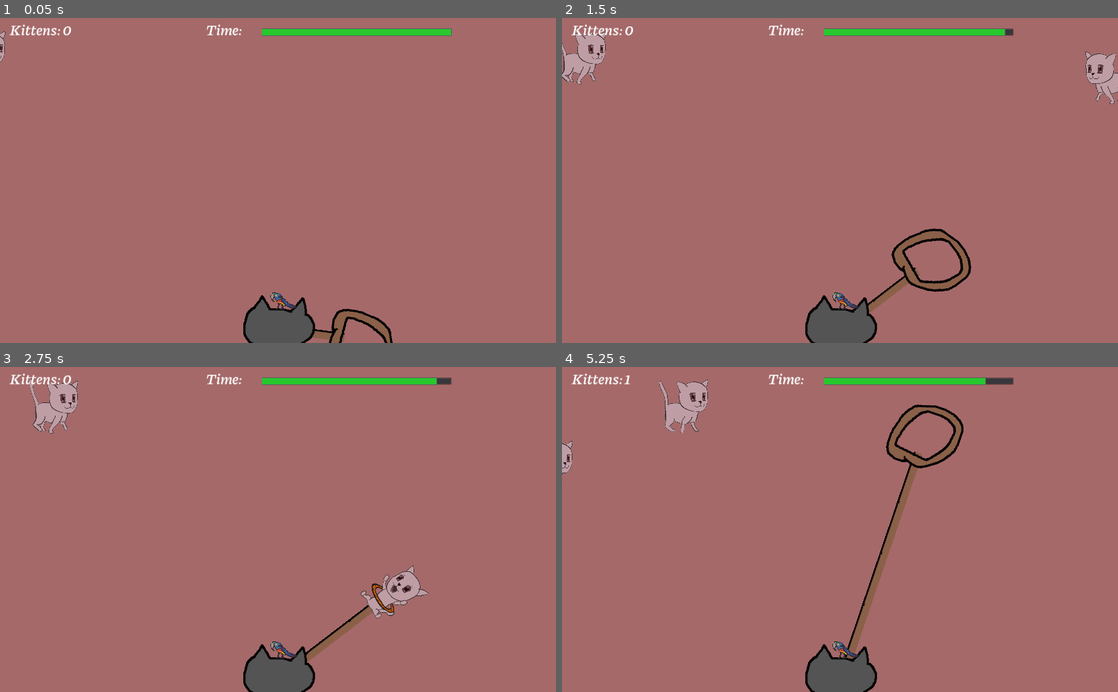
Above: before the commit, frames 1-4 (two rows, left to right).
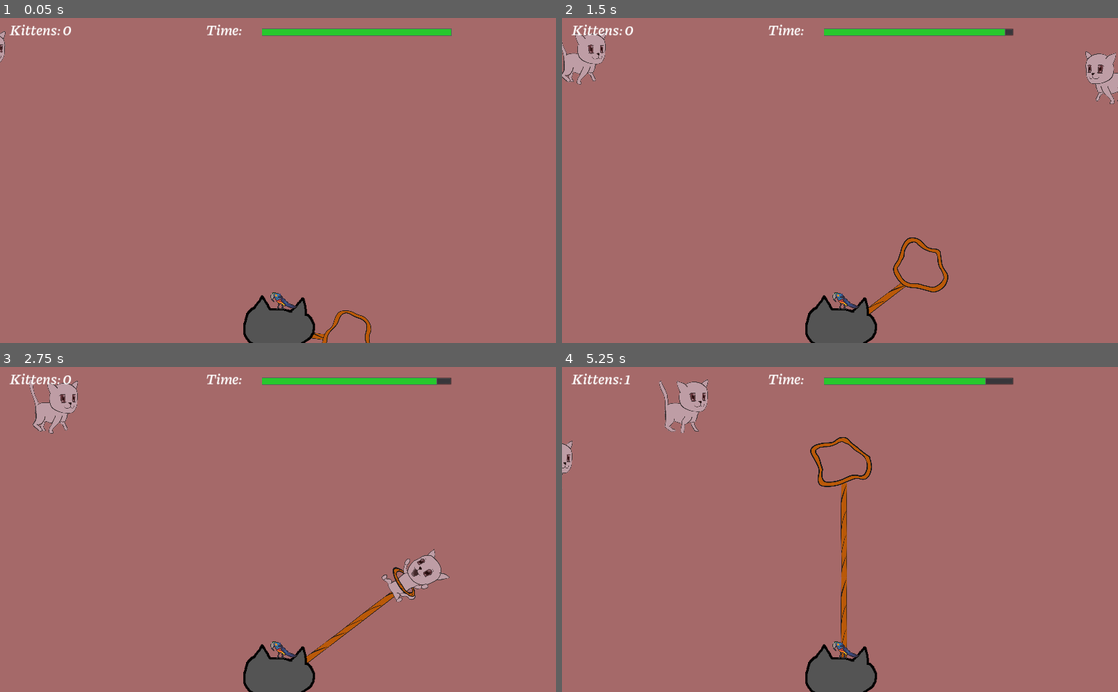
Above: after the commit, the same moments.

Repository: metcalf-putnam/purrposeful_jam_2020
Game: Godot game, scene res://root.tscn
Two runs of this game, one before a commit and one after it. Both use one fixed random seed, a clock stepped at 60 frames per second and the inputs below. Sound files missing from this copy of the repository are replaced by a short silence.
Inputs (mouse positions are in pixels of both pictures, inside the frame that each line leads up to):
- Up to frame 1 (0.05 s): no input
- Up to frame 2 (1.5 s): move the mouse to (840, 300) at 0.52 s; click (840, 300) at 0.67 s; move the mouse to (728, 196) at 1.27 s; click (728, 196) at 1.42 s
- Up to frame 3 (2.75 s): move the mouse to (333, 458) at 2.02 s; click (333, 458) at 2.17 s
- Up to frame 4 (5.25 s): move the mouse to (812, 594) at 2.77 s; click (812, 594) at 2.92 s; move the mouse to (1006, 578) at 3.52 s; click (1006, 578) at 3.67 s; move the mouse to (673, 480) at 4.27 s; click (673, 480) at 4.42 s; move the mouse to (867, 529) at 5.02 s; click (867, 529) at 5.17 s

The runs differ from the first frame. In frame 1, 0.7% of the frame differs, in the area x 56-71%, y 89-100%; in frame 2, 1.6%; in frame 3, 1.6%; in frame 4, 3.1%, in the area x 44-73%, y 11-90%.

Commit message:
added music cutoff and lasso extra sounds

Diff:
--- a/lasso/lasso.gd
+++ b/lasso/lasso.gd
@@ -65,6 +65,7 @@
 		State.FLYING:
 			if !is_in_bounds():
 				state = State.RETRACTING
+				$Miss.play()
 		State.RETRACTING:
 			tip_loc = to_local(tip)
 			if tip_loc.length() < spinning_offset:
@@ -107,6 +108,7 @@
 
 func _on_kitten_capture_complete():
 	state = State.RETRACTING
+	$Pull.play()
 
 
 func _on_Tip_kitten_detected(kitten):
--- a/lasso/lasso.tscn
+++ b/lasso/lasso.tscn
@@ -1,26 +1,52 @@
-[gd_scene load_steps=9 format=2]
+[gd_scene load_steps=15 format=2]
 
-[ext_resource path="res://prog_art/rope.png" type="Texture" id=1]
-[ext_resource path="res://prog_art/loop.png" type="Texture" id=2]
+[ext_resource path="res://lasso/ropev2.png" type="Texture" id=1]
+[ext_resource path="res://lasso/lasospritesheet.png" type="Texture" id=2]
 [ext_resource path="res://lasso/lasso.gd" type="Script" id=3]
 [ext_resource path="res://prog_art/circle.png" type="Texture" id=4]
 [ext_resource path="res://lasso/tip.gd" type="Script" id=5]
-[ext_resource path="res://lasso/Lasso_Throw.wav" type="AudioStream" id=6]
-[ext_resource path="res://lasso/Lasso_Throw_short.wav" type="AudioStream" id=7]
+[ext_resource path="res://lasso/Lasso_ Throw.wav" type="AudioStream" id=6]
+[ext_resource path="res://lasso/Lasso_ Spin.wav" type="AudioStream" id=7]
+[ext_resource path="res://lasso/Lasso_ Miss.wav" type="AudioStream" id=8]
+[ext_resource path="res://lasso/Lasso_ Pull.wav" type="AudioStream" id=9]
+
+[sub_resource type="AtlasTexture" id=2]
+flags = 4
+atlas = ExtResource( 2 )
+region = Rect2( 0, 1500, 500, 500 )
+
+[sub_resource type="AtlasTexture" id=3]
+flags = 4
+atlas = ExtResource( 2 )
+region = Rect2( 500, 1500, 500, 500 )
+
+[sub_resource type="AtlasTexture" id=4]
+flags = 4
+atlas = ExtResource( 2 )
+region = Rect2( 1000, 1500, 500, 500 )
+
+[sub_resource type="SpriteFrames" id=5]
+animations = [ {
+"frames": [ SubResource( 2 ), SubResource( 3 ), SubResource( 4 ) ],
+"loop": true,
+"name": "default",
+"speed": 5.0
+} ]
 
 [sub_resource type="CircleShape2D" id=1]
-radius = 62.0081
+radius = 53.9386
 
 [node name="Lasso" type="Node2D"]
 script = ExtResource( 3 )
 
 [node name="Rope" type="Sprite" parent="."]
-position = Vector2( -0.049, 5 )
+position = Vector2( -3, 0.1 )
+scale = Vector2( 0.25, 1 )
 texture = ExtResource( 1 )
 centered = false
-offset = Vector2( -7.951, 5 )
+offset = Vector2( -7.951, 35 )
 region_enabled = true
-region_rect = Rect2( 0, 0, 16, 250 )
+region_rect = Rect2( 0, 0, 50, 252 )
 
 [node name="Throw" type="AudioStreamPlayer" parent="."]
 stream = ExtResource( 6 )
@@ -31,22 +57,31 @@
 [node name="Tip" type="KinematicBody2D" parent="." groups=[
 "lasso",
 ]]
+position = Vector2( 0, -30 )
 collision_layer = 2
 collision_mask = 2
 script = ExtResource( 5 )
 
-[node name="Loop" type="Sprite" parent="Tip"]
+[node name="Loop" type="AnimatedSprite" parent="Tip"]
 position = Vector2( 0, 0.5 )
 rotation = 3.14159
-texture = ExtResource( 2 )
-offset = Vector2( 0, 22 )
+scale = Vector2( 0.25, 0.25 )
+frames = SubResource( 5 )
+playing = true
+offset = Vector2( 0, 21 )
 
 [node name="CollisionShape2D" type="CollisionShape2D" parent="Tip"]
-position = Vector2( 1.49333, -33.433 )
+position = Vector2( -4.17629, -4.45481 )
 shape = SubResource( 1 )
 
 [node name="Sprite" type="Sprite" parent="Tip/CollisionShape2D"]
 visible = false
 scale = Vector2( 1.4, 1.4 )
 texture = ExtResource( 4 )
+
+[node name="Miss" type="AudioStreamPlayer" parent="."]
+stream = ExtResource( 8 )
+
+[node name="Pull" type="AudioStreamPlayer" parent="."]
+stream = ExtResource( 9 )
 [connection signal="kitten_detected" from="Tip" to="." method="_on_Tip_kitten_detected"]
--- a/music/music.gd
+++ b/music/music.gd
@@ -3,4 +3,11 @@
 
 func _ready():
 	yield(get_tree().create_timer(0.5), "timeout")
+
+
+func start():
 	$MainLoop.play()
+
+
+func stop():
+	$MainLoop.stop()
--- a/root.gd
+++ b/root.gd
@@ -6,10 +6,12 @@
 func _ready():
 	EventHub.connect("restart_level", self, "_on_restart_level")
 	get_tree().paused = false
+	Music.start()
 
 
 func _on_TimeMeter_time_out():
 	get_tree().paused = true
+	Music.stop()
 	var end_screen = EndScreen.instance()
 	end_screen.init($CanvasLayer/Count.kitten_count, $CanvasLayer/Count.goal)
 	add_child(end_screen)
Not shown, added: lasso/Lasso_ Miss.wav.import
Not shown, added: lasso/Lasso_ Pull.wav.import
Not shown, added: lasso/Lasso_ Spin.wav.import
Not shown, added: lasso/Lasso_ Throw.wav.import
Binary file added: lasso/lasospritesheet.png
Not shown, added: lasso/lasospritesheet.png.import
Binary file added: lasso/rope.png
Not shown, added: lasso/rope.png.import
Binary file added: lasso/ropev2.png
Not shown, added: lasso/ropev2.png.import
Not shown, added: lasso/Lasso_ Miss.wav
Not shown, added: lasso/Lasso_ Pull.wav
(and 2 more such lines)
